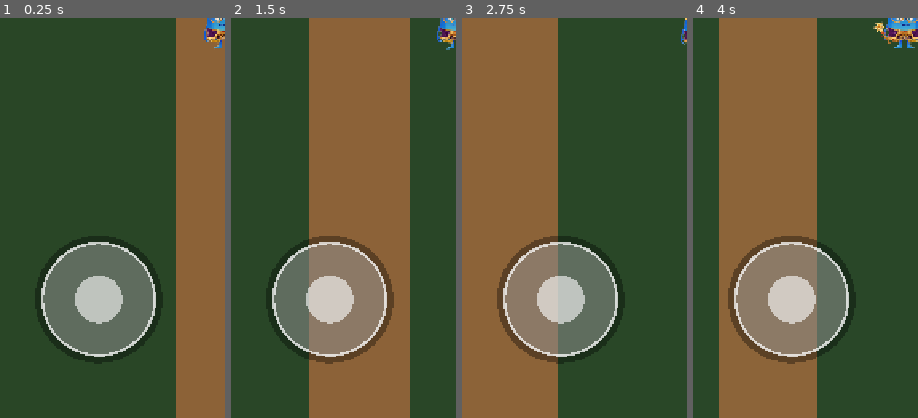
Above: before the commit, frames 1-4 (left to right).
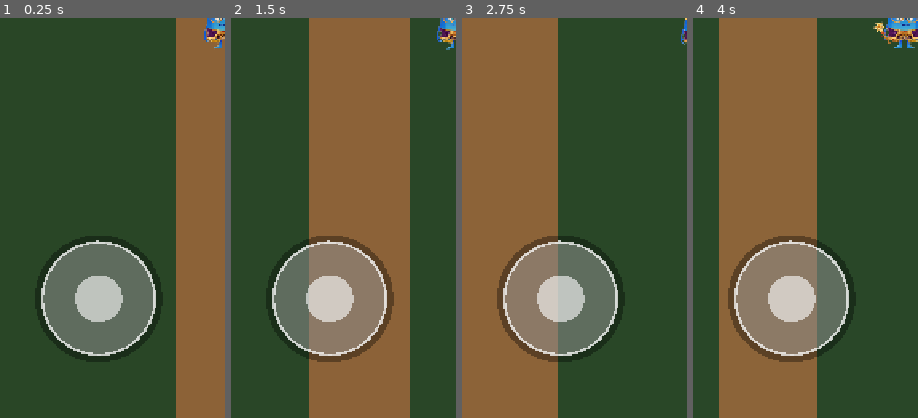
Above: after the commit, the same moments.

Repository: madrigalcesarc89-del/OretyVillage
Game: Godot game, scene res://scenes/Main.tscn
Two runs of this game, one before a commit and one after it. Both use one fixed random seed, a clock stepped at 60 frames per second and the inputs below.
Inputs (mouse positions are % of the whole screen's width and height, from its top left):
- Up to frame 1 (0.25 s): no input
- Up to frame 2 (1.5 s): tap Enter at 0.5 s; move the mouse to (72, 45) at 0.52 s; hold D (move_right) 0.53-1.25 s; click (72, 45) at 0.67 s; drag from (30, 55) to (90, 27) at 1.27 s
- Up to frame 3 (2.75 s): move the mouse to (60, 28) at 2.02 s; hold D (move_right) from 2.03 s (still down)
- Up to frame 4 (4 s): release D (move_right) at 2.75 s; drag from (45, 70) to (20, 35) at 2.77 s; move the mouse to (80, 65) at 3.52 s; hold A (move_left) from 3.53 s (still down)
The pictures show only the part of the screen within x 0-50%, y 50-100%; the shares and areas given below are measured in that part.

The runs differ from the first frame. In frame 1, 0.5% of the frame differs, in the area x 16-73%, y 54-87%; in frame 2, 0.5%; in frame 3, 0.5%; in frame 4, 0.5%.

Commit message:
fix: joystick _gui_input en Android + limites de camara por codigo

Diff:
--- a/scripts/Joystick.gd
+++ b/scripts/Joystick.gd
@@ -14,7 +14,7 @@
 
 func _ready() -> void:
 	mouse_filter = Control.MOUSE_FILTER_STOP
-	custom_minimum_size = Vector2(RADIUS * 2.0 + 40.0, RADIUS * 2.0 + 40.0)
+	custom_minimum_size = Vector2(340.0, 340.0)
 	visible = true
 	call_deferred("queue_redraw")
 
@@ -23,7 +23,7 @@
 	return size * 0.5
 
 
-func gui_input(event: InputEvent) -> void:
+func _gui_input(event: InputEvent) -> void:
 	if event is InputEventScreenTouch:
 		if event.pressed and _touch_id == -1:
 			_touch_id = event.index
--- a/scripts/Main.gd
+++ b/scripts/Main.gd
@@ -3,10 +3,44 @@
 ## goto_world() recrea el mundo destino y TRANSFIERE inventario/monedas
 ## del Player viejo al nuevo (los nodos no persisten; los datos sí).
 ## Sin guardado entre sesiones todavía: NPCs/rutinas se reinician.
+## HOTFIX Android: los overrides de límites de Camera2D en .tscn NO
+## llegan al APK (verificado por bytes: ausentes en el .scn exportado),
+## así que los límites se aplican por CÓDIGO aquí (los .gd sí exportan
+## frescos). No confiar en overrides de escena para la cámara.
+
+## Límites por mundo (right, bottom; left/top siempre 0).
+const WORLD_LIMITS := {
+	"Plaza": [2160.0, 3840.0],
+	"House": [720.0, 1280.0],
+}
 
 
 func _ready() -> void:
 	add_to_group("world_manager")
+	call_deferred("_apply_camera_limits")
+
+
+func _world_key(world: Node) -> String:
+	if world == null:
+		return ""
+	# El nodo instanciado se llama "World"; la escena origen da el nombre.
+	var src := str(world.scene_file_path.get_file().get_basename())
+	return src if WORLD_LIMITS.has(src) else ""
+
+
+func _apply_camera_limits() -> void:
+	var world: Node = get_node_or_null("World")
+	var key := _world_key(world)
+	if key.is_empty():
+		return
+	var cam: Camera2D = world.get_node_or_null("Player/Camera2D")
+	if cam == null:
+		return
+	var lim: Array = WORLD_LIMITS[key]
+	cam.limit_left = 0
+	cam.limit_top = 0
+	cam.limit_right = int(lim[0])
+	cam.limit_bottom = int(lim[1])
 
 
 func goto_world(path: String, spawn: Vector2) -> void:
@@ -27,6 +61,7 @@
 	var world: Node = packed.instantiate()
 	world.name = "World"
 	add_child(world)
+	_apply_camera_limits()
 	var np: Node = world.get_node_or_null("Player")
 	if np != null:
 		np.position = spawn
--- a/ui/HUD.tscn
+++ b/ui/HUD.tscn
@@ -9,10 +9,10 @@
 [node name="Joystick" type="Control" parent="."]
 anchor_top = 1.0
 anchor_bottom = 1.0
-offset_left = 48.0
-offset_top = -300.0
-offset_right = 268.0
-offset_bottom = -80.0
+offset_left = -12.0
+offset_top = -361.0
+offset_right = 328.0
+offset_bottom = -21.0
 script = ExtResource("2")
 
 [node name="InteractButton" type="Button" parent="."]
